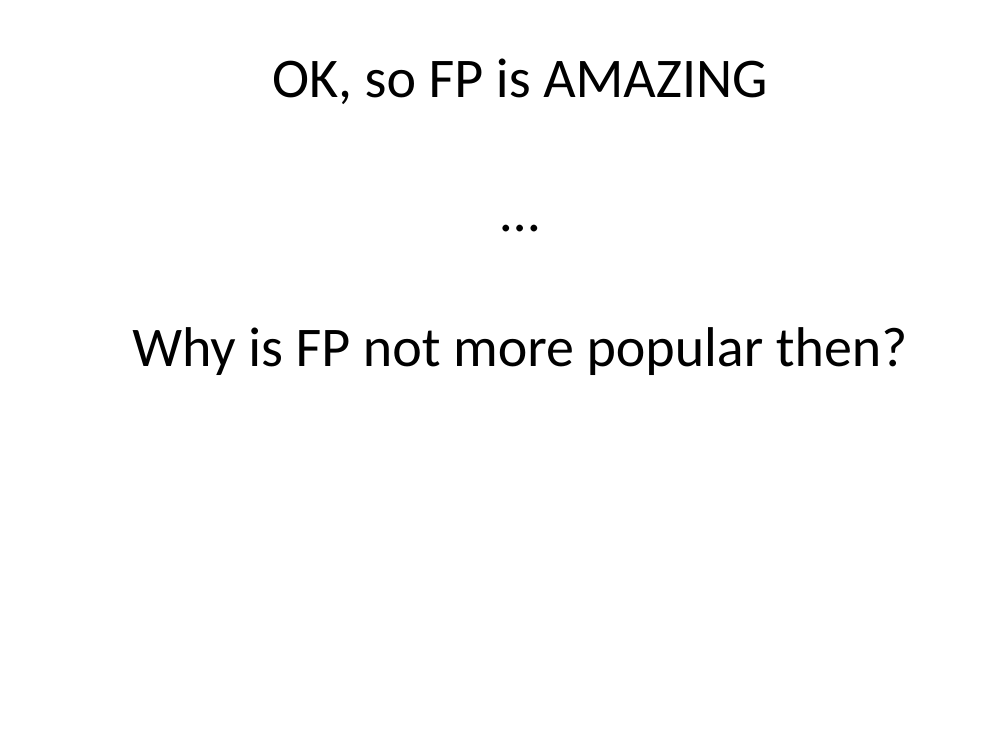
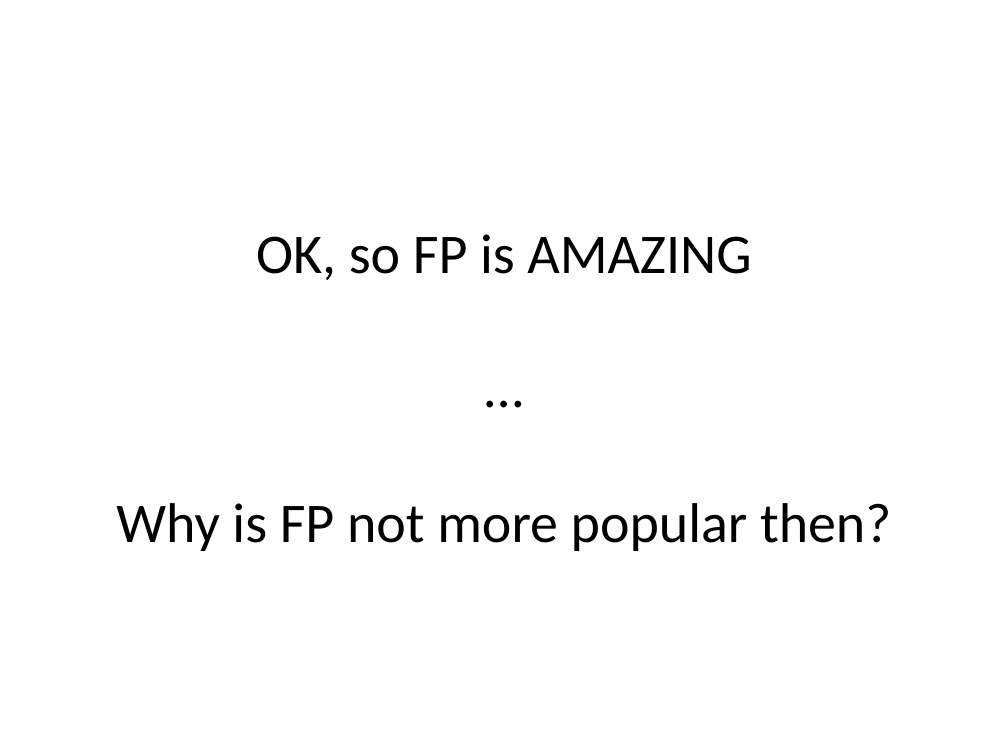
Before and after one commit to mlidbom/FSharpElevate, a slide deck: slide 13 of FSharp2.pptx. Drawn at 1008x756 pixels with LibreOffice and Linux fonts; fonts in the diff are those of the drawing. Boxes give left, top, right and bottom in pixels: in the first picture for what was removed or moved away, otherwise in the second. Text is boxed around its words. In the diff, an @@ line names an element or a change of style, - is before the commit and + after.

```diff
--- a/FSharp2.pptx
+++ b/FSharp2.pptx
@@ text "OK, so FP is AMAZING": place and size @@
-text "OK, so FP is AMAZING" at (132, 58, 907, 375)
+text "OK, so FP is AMAZING" at (116, 234, 891, 551)
```
Also in this commit, not shown: 5 other slides changed, 2 slides removed.
